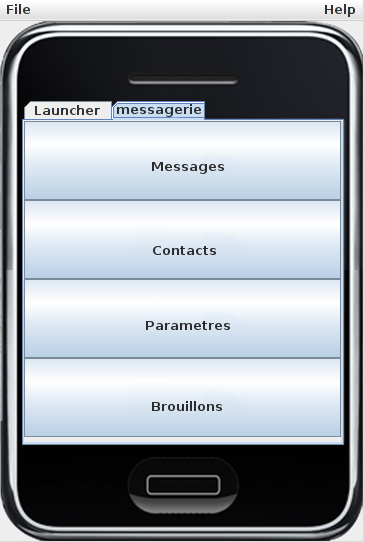
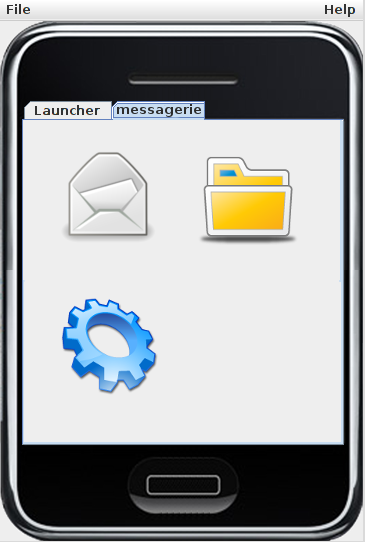
Layers edited between the first and the second (365, 542) image:
added layer "enveloppe-grande.png" above "repertoire.png" over [61, 151, 156, 243]
added layer "repertoire.png" above "Messages" over [198, 156, 298, 245]
hid "Messages" over [152, 162, 224, 174]
hid "Bouton Messages" over [24, 121, 341, 200]
hid "Contacts" over [153, 246, 216, 255]
added layer "engrenage.png" above "Bouton Contacts" over [61, 298, 158, 395]
hid "Bouton Contacts" over [24, 200, 341, 279]
hid "Parametres" over [146, 321, 230, 330]
hid "Bouton Parametres" over [24, 279, 341, 358]
hid "Brouillons" over [152, 401, 222, 411]
hid "Bouton Brouillons" over [24, 358, 341, 437]
